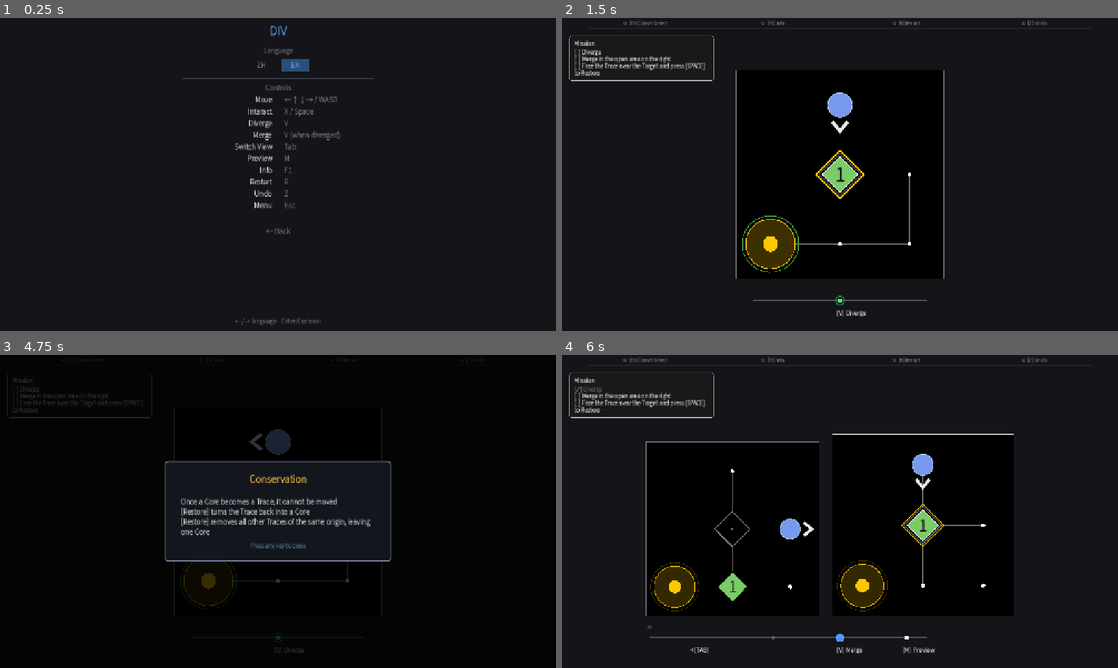
Above: before the commit, frames 1-4 (two rows, left to right).
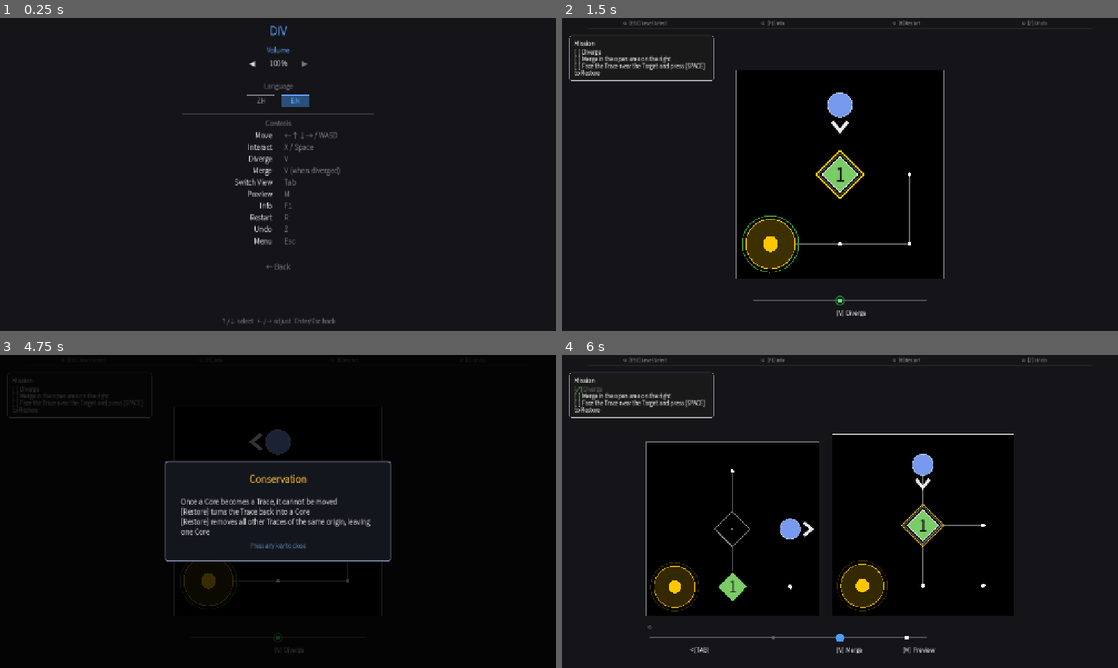
Above: after the commit, the same moments.

Repository: Periodev/DIV
Game: Godot game, scene res://scenes/settings.tscn
Same seed, same stepped clock (60 frames per second), same inputs: the game is played once before the commit and once after it. This scene is started directly instead of the project's main scene.
Inputs:
- Up to frame 1 (0.25 s): no input
- Up to frame 2 (1.5 s): tap Enter at 0.5, 1.25 s; hold Right 0.53-1.28 s; tap R at 0.6, 1.35 s; tap Space at 0.77 s; hold Down from 1.28 s (still down)
- Up to frame 3 (4.75 s): tap Space at 1.52, 2.75, 3.02, 3.77, 4.52 s; tap Enter at 2, 2.85, 3.5 s; release Down at 2.03 s; hold Right 2.03-2.78 s; tap Z at 2.1 s; tap R every 0.75 s from 2.3 to 4.55 s; hold Up 2.78-3.53 s; hold Left from 3.53 s (still down); tap Keypad Enter at 3.6 s; tap Escape at 4.15 s; tap C at 4.35 s
- Up to frame 4 (6 s): tap Enter at 5 s; release Left at 5.03 s; hold Down 5.03-5.78 s; tap V at 5.1 s; tap R at 5.3 s; hold Right from 5.78 s (still down); tap Tab at 5.85 s

The runs differ from the first frame. In frame 1, 2.3% of the frame differs, in the area x 32-68%, y 9-99%; in frame 2, nothing differs; in frame 3, less than 0.1%; in frame 4, nothing differs.

Commit message:
sfx control

Diff:
--- a/godot/scripts/GameData.gd
+++ b/godot/scripts/GameData.gd
@@ -9,6 +9,7 @@
 
 var played_ids: Dictionary = {}  # id -> true
 var language: String = "en"     # "zh" | "en"
+var sfx_volume: float = 1.0     # 0.0–1.0
 
 
 func _ready() -> void:
@@ -43,13 +44,16 @@
 	var lang: String = str((parsed as Dictionary).get("language", "en"))
 	if lang == "zh" or lang == "en":
 		language = lang
+	var vol = (parsed as Dictionary).get("sfx_volume", 1.0)
+	sfx_volume = clampf(float(vol), 0.0, 1.0)
+	AudioServer.set_bus_volume_db(0, linear_to_db(sfx_volume))
 
 
 func save_settings() -> void:
 	var f := FileAccess.open(SETTINGS_PATH, FileAccess.WRITE)
 	if f == null:
 		return
-	f.store_string(JSON.stringify({"language": language}, "\t"))
+	f.store_string(JSON.stringify({"language": language, "sfx_volume": sfx_volume}, "\t"))
 	f.close()
 
 
--- a/godot/scripts/Settings.gd
+++ b/godot/scripts/Settings.gd
@@ -12,9 +12,10 @@
 const LABELS := {
 	"zh": {
 		"language": "語言",
+		"volume": "音量",
 		"controls": "按鍵說明",
 		"back": "← 返回",
-		"hint": "←/→ 切換語言　Enter/Esc 返回",
+		"hint": "↑/↓ 選列　←/→ 調整　Enter/Esc 返回",
 		"keys": [
 			["移動", "←↑↓→ / WASD"],
 			["互動", "X / Space"],
@@ -30,9 +31,10 @@
 	},
 	"en": {
 		"language": "Language",
+		"volume": "Volume",
 		"controls": "Controls",
 		"back": "← Back",
-		"hint": "←/→ language   Enter/Esc back",
+		"hint": "↑/↓ select   ←/→ adjust   Enter/Esc back",
 		"keys": [
 			["Move", "←↑↓→ / WASD"],
 			["Interact", "X / Space"],
@@ -49,6 +51,8 @@
 }
 
 var selected_lang: String = "en"
+var _selected_row: int = 0   # 0 = Volume, 1 = Language
+var _sfx_volume: int = 10    # 0–10 steps
 
 
 func _ready() -> void:
@@ -56,6 +60,7 @@
 	var gd = _get_game_data()
 	if gd != null:
 		selected_lang = gd.language
+		_sfx_volume = roundi(gd.sfx_volume * 10)
 	queue_redraw()
 
 
@@ -66,11 +71,31 @@
 	if not ke.pressed or ke.echo:
 		return
 	match ke.keycode:
+		KEY_UP, KEY_W:
+			_selected_row = 0
+			queue_redraw()
+		KEY_DOWN, KEY_S:
+			_selected_row = 1
+			queue_redraw()
 		KEY_LEFT, KEY_A:
-			selected_lang = "zh"
+			if _selected_row == 1:
+				selected_lang = "zh"
+			else:
+				_sfx_volume = clampi(_sfx_volume - 1, 0, 10)
+				var gd = _get_game_data()
+				if gd != null:
+					gd.sfx_volume = _sfx_volume / 10.0
+					AudioServer.set_bus_volume_db(0, linear_to_db(gd.sfx_volume))
 			queue_redraw()
 		KEY_RIGHT, KEY_D:
-			selected_lang = "en"
+			if _selected_row == 1:
+				selected_lang = "en"
+			else:
+				_sfx_volume = clampi(_sfx_volume + 1, 0, 10)
+				var gd = _get_game_data()
+				if gd != null:
+					gd.sfx_volume = _sfx_volume / 10.0
+					AudioServer.set_bus_volume_db(0, linear_to_db(gd.sfx_volume))
 			queue_redraw()
 		KEY_ENTER, KEY_KP_ENTER, KEY_ESCAPE:
 			_confirm_and_back()
@@ -80,6 +105,7 @@
 	var gd = _get_game_data()
 	if gd != null:
 		gd.language = selected_lang
+		gd.sfx_volume = _sfx_volume / 10.0
 		gd.save_settings()
 	get_tree().change_scene_to_file("res://scenes/level_select.tscn")
 
@@ -97,9 +123,28 @@
 
 	var cy := 75.0
 
+	# ── Volume ──
+	var vol_hdr := str(lang.get("volume", "Volume"))
+	var vol_hdr_c := SEL_C if _selected_row == 0 else MUTED_C
+	_draw_td(vol_hdr, cx, cy, vol_hdr_c, 15, HORIZONTAL_ALIGNMENT_CENTER, true)
+	cy += 30.0
+
+	var pct := _sfx_volume * 10
+	var left_c  := MUTED_C if _sfx_volume == 0  else TEXT_C
+	var right_c := MUTED_C if _sfx_volume == 10 else TEXT_C
+	_draw_td("◀", cx - 60.0, cy, left_c,  16, HORIZONTAL_ALIGNMENT_CENTER, true)
+	_draw_td(str(pct) + "%", cx, cy, TEXT_C, 16, HORIZONTAL_ALIGNMENT_CENTER, true)
+	_draw_td("▶", cx + 60.0, cy, right_c, 16, HORIZONTAL_ALIGNMENT_CENTER, true)
+	cy += 30.0
+
+	# Divider
+	draw_line(Vector2(cx - 220, cy), Vector2(cx + 220, cy), DIV_C, 1.0)
+	cy += 22.0
+
 	# ── Language ──
 	var lang_hdr := str(lang.get("language", "Language"))
-	_draw_td(lang_hdr, cx, cy, MUTED_C, 15, HORIZONTAL_ALIGNMENT_CENTER, true)
+	var lang_hdr_c := SEL_C if _selected_row == 1 else MUTED_C
+	_draw_td(lang_hdr, cx, cy, lang_hdr_c, 15, HORIZONTAL_ALIGNMENT_CENTER, true)
 	cy += 34.0
 
 	var btn_w := 64.0
